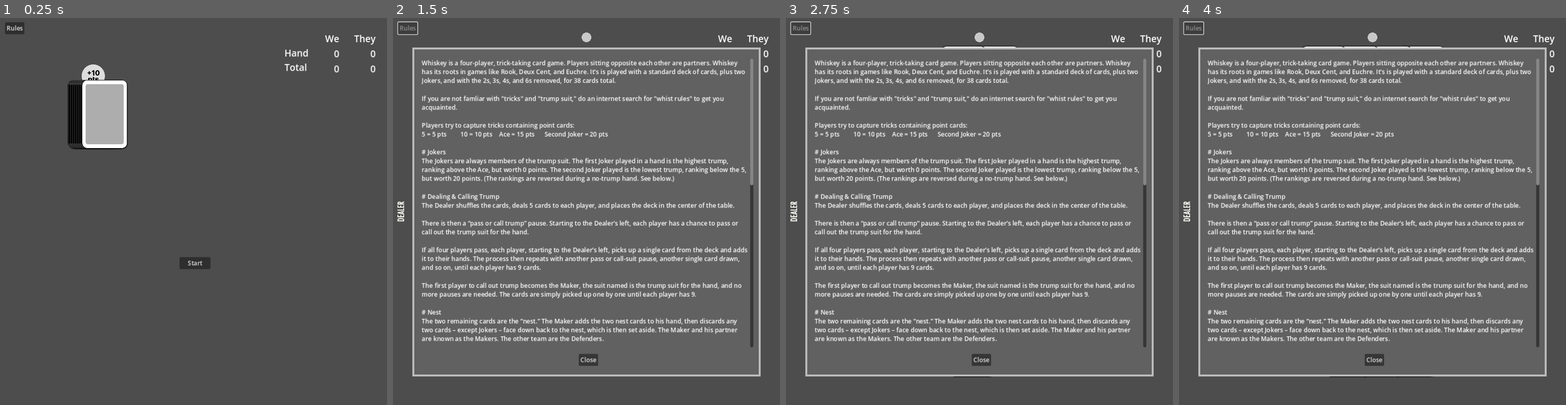
Above: before the commit, frames 1-4 (left to right).
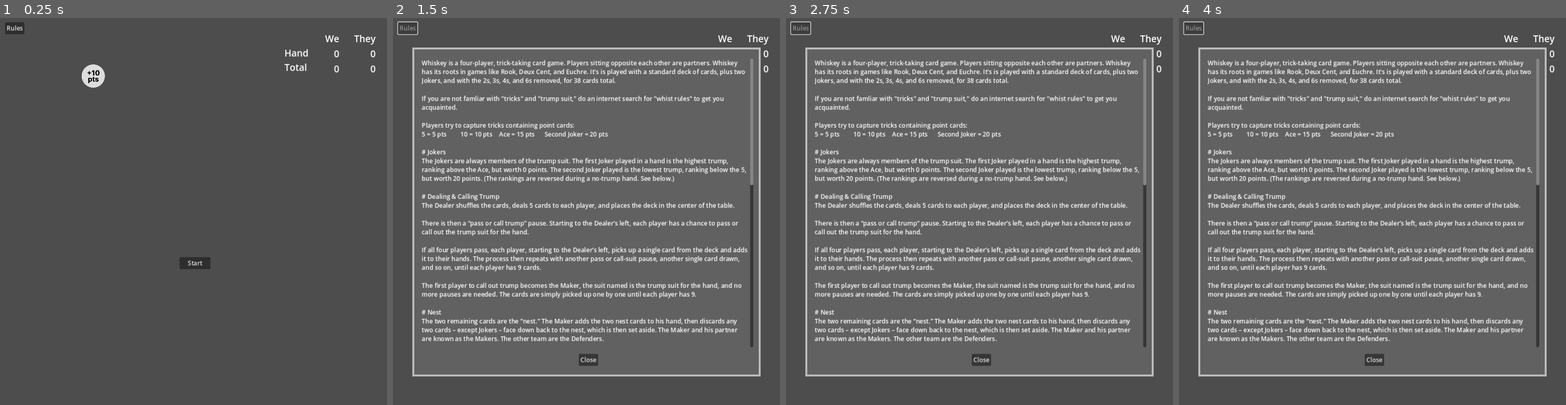
Above: after the commit, the same moments.

Repository: getzen/Whiskey
Game: Godot game, scene res://main.tscn
The game is run twice, just before and just after one commit, with the same random seed, the same clock (stepped at 60 frames per second) and the same inputs.
Inputs (mouse positions are in pixels of both pictures, inside the frame that each line leads up to):
- Up to frame 1 (0.25 s): no input
- Up to frame 2 (1.5 s): click "Start" at 0.5 s; click "Rules" at 1.25 s
- Up to frame 3 (2.75 s): tap Enter at 2 s; move the mouse to (975, 211) at 2.02 s; click (975, 211) at 2.17 s
- Up to frame 4 (4 s): move the mouse to (1240, 207) at 2.77 s; click (1240, 207) at 2.92 s; tap Space at 3.5 s; move the mouse to (1341, 79) at 3.52 s; click (1341, 79) at 3.67 s

The runs differ from the first frame. In frame 1, 2.5% of the frame differs, in the area x 17-33%, y 16-34%; in frame 2, 0.1%; in frame 3, 0.2%; in frame 4, 0.3%.
Error after the commit: Parse Error: Cannot find member "DEALING" in base "Game.State". (res://Game.gd:231)

Commit message:
Progress commit

Diff:
--- a/Game.gd
+++ b/Game.gd
@@ -8,7 +8,8 @@
 	INIT,
 	STARTING,
 	PREPARING_FOR_NEW_HAND,
-	DEALING,
+	DEALING_INITIAL,
+	DEALING_ONE_ROUND,
 	DEALING_TO_NEST,
 	BIDDING,
 	WAITING_FOR_BID,
@@ -173,6 +174,105 @@
 		if card.id == id:
 			return card
 	return null
+
+func on_state_entered(state: State) -> void:
+	match self.state:
+		State.DEALING_INITIAL:
+			self.cards_to_deal = 20
+		State.DEALING_ONE_ROUND:
+			self.cards_to_deal = 4
+		State.DEALING_TO_NEST:
+			self.deal_to_nest(2)
+		_:
+			pass
+
+func on_state_exited(state: State) -> void:
+	match self.state:
+		_:
+			pass
+
+func change_state(new_state: State) -> void:
+	self.on_state_exited(self.state)
+	self.state = new_state
+	self.on_state_entered(self.state)
+
+func process_state(time_delta: float):
+	self.pause_time = max(self.pause_time - time_delta, 0.0)
+	if pause_time > 0.0:
+		return
+
+	match self.state:
+		State.INIT:
+			pass # next state set by start()
+		State.STARTING:
+			self.change_state(State.PREPARING_FOR_NEW_HAND)
+		State.PREPARING_FOR_NEW_HAND:
+			self.change_state(State.DEALING_INITIAL)
+		State.DEALING_INITIAL:
+			if self.cards_to_deal == 0:
+				self.change_state(State.DEALING_TO_NEST)
+			else:
+				self.deal_card(self.active_player)
+				if self.view:
+					self.pause_time = 0.5
+		State.DEALING_ONE_ROUND:
+			self.deal_card(self.active_player)
+			if self.view:
+				self.pause_time = 0.5
+		State.DEALING_TO_NEST:
+			self.change_state(State.BIDDING)
+		State.BIDDING:
+			self.state = State.WAITING_FOR_BID
+		State.WAITING_FOR_BID:
+			if self.maker == -1:
+				if self.pass_count == self.player_count:
+					self.pass_count = 0
+					if self.cards_dealt < self.cards_to_deal_total:
+						self.state = State.DEALING
+						self.cards_to_deal = 4
+						self.active_player = self.dealer
+						self.advance_player()
+					else:
+						self.state = State.STARTING_NO_TRUMP
+				else:
+					self.advance_player()
+					self.state = State.BIDDING
+			else: # We have a maker.
+				if self.cards_dealt < self.cards_to_deal_total:
+					# Finish dealing the rest of the cards.
+					self.state = State.DEALING
+					self.cards_to_deal = self.cards_to_deal_total - self.cards_dealt
+				else:
+					self.state = State.MOVING_NEST_TO_HAND
+		State.MOVING_NEST_TO_HAND:
+			self.state = State.DISCARDING
+		State.DISCARDING:
+			self.state = State.WAITING_FOR_DISCARDS
+		State.WAITING_FOR_DISCARDS:
+			pass # next state set by discards_done()
+		State.STARTING_HAND:
+			self.state = State.PREPARING_FOR_NEW_TRICK
+		State.STARTING_NO_TRUMP:
+			self.state = State.PREPARING_FOR_NEW_TRICK
+		State.PREPARING_FOR_NEW_TRICK:
+			self.state = State.PLAYING
+		State.PLAYING:
+			self.state = State.WAITING_FOR_PLAY
+		State.WAITING_FOR_PLAY:
+			if self.trick_completed():
+				self.state = State.AWARDING_TRICK
+			else:
+				self.state = State.PLAYING
+		State.AWARDING_TRICK:
+			if self.hand_completed():
+				self.state = State.HAND_OVER
+			else:
+				self.state = State.PREPARING_FOR_NEW_TRICK
+		State.HAND_OVER:
+			print("hand over")
+		State.GAME_OVER:
+			pass
+
 
 func check_state():
 	var current_state = self.state
Not shown, changed: README.md
